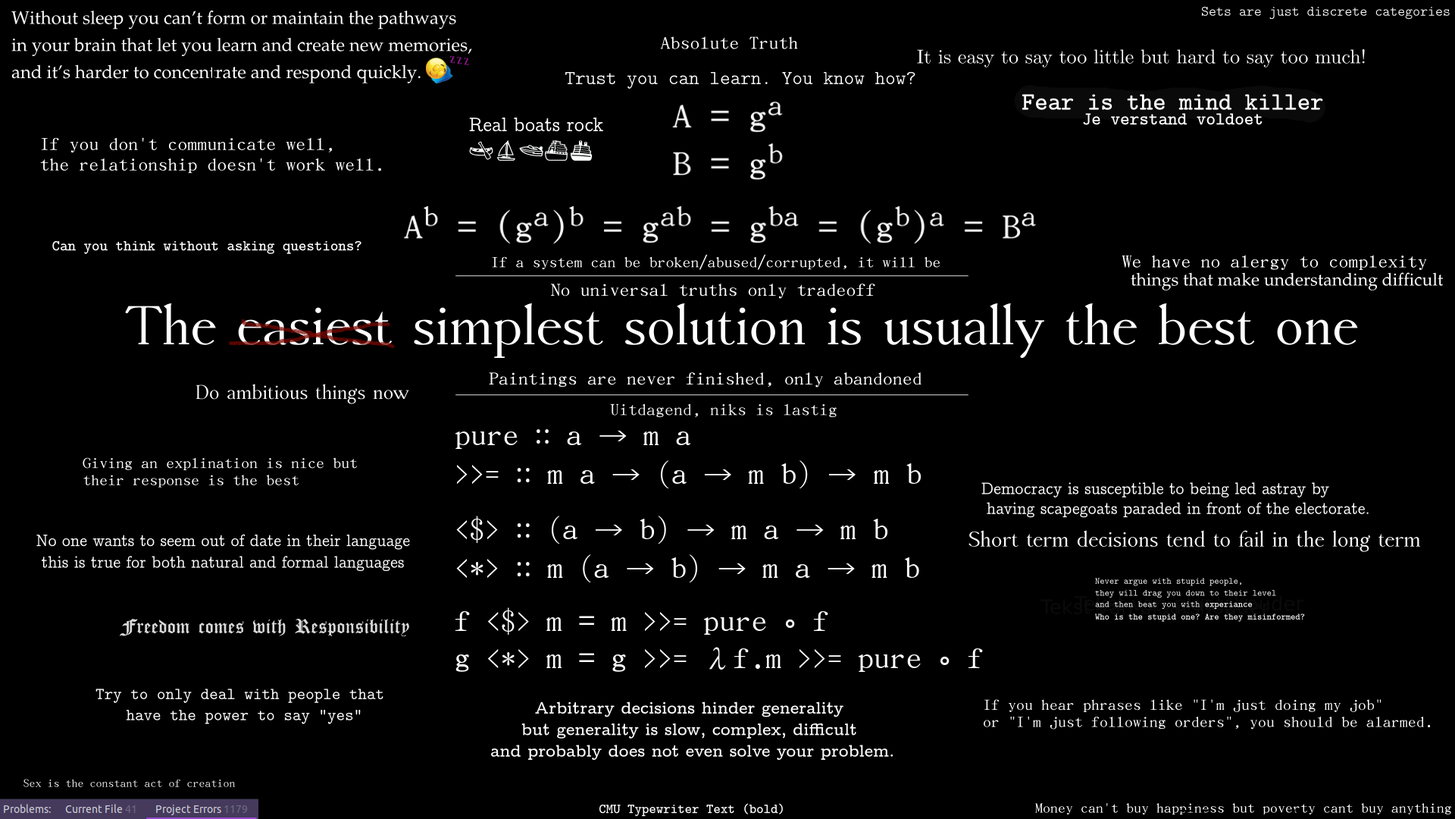
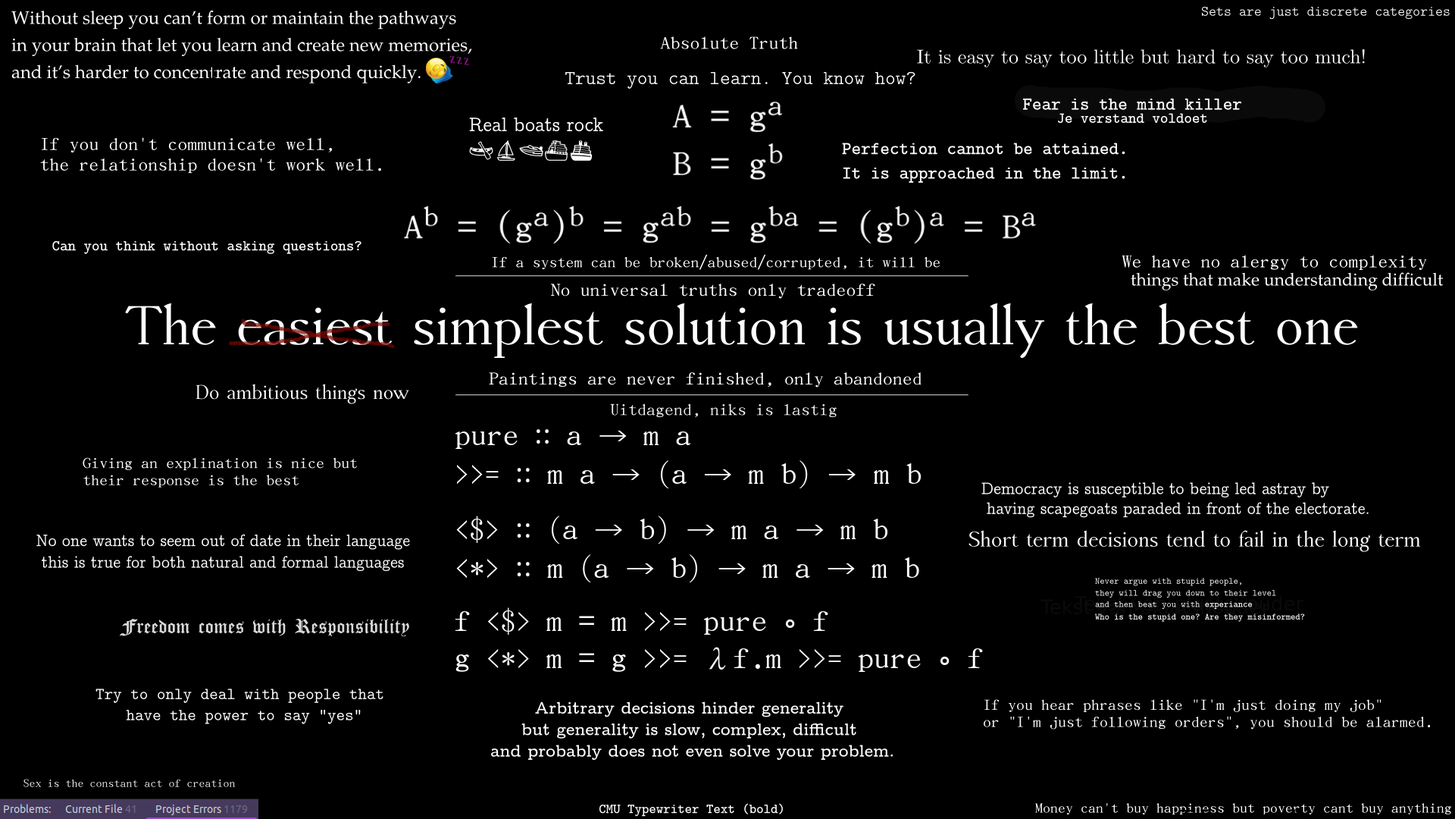
The second 1455px x 819px image is a revision of the first. Changes to its layers:
painted on "Tekenlaag 3 (geplakt)" over [842, 93, 1324, 183]
painted on "sleep + arbitrary hinders" over [842, 93, 1324, 183]
painted on "background" over [842, 93, 1324, 183]
